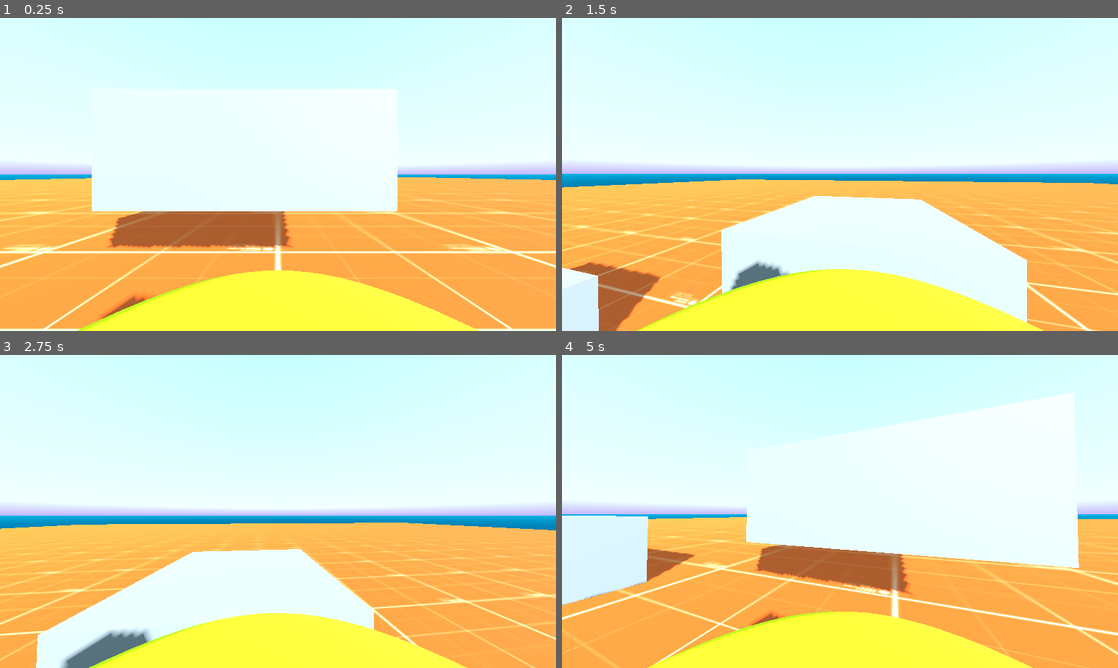
Above: before the commit, frames 1-4 (two rows, left to right).
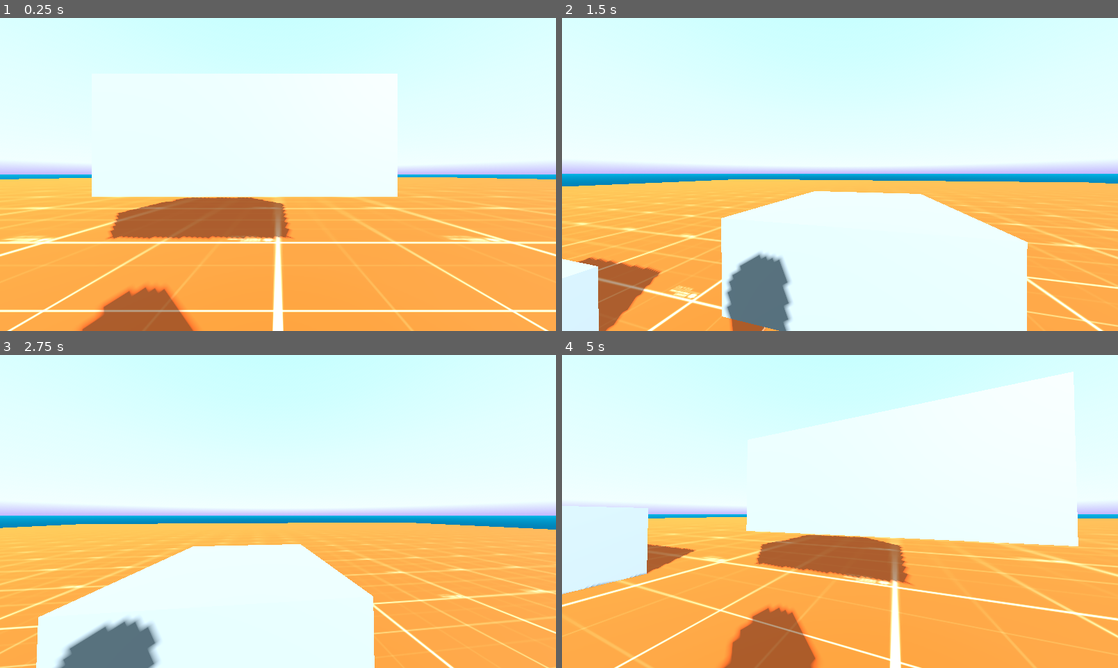
Above: after the commit, the same moments.

Repository: init-Sense/octant
Game: Godot game, scene res://scenes/octagon.tscn
Same seed, same stepped clock (60 frames per second), same inputs: the game is played once before the commit and once after it. A sky picture missing from this copy of the repository is replaced by a grey-blue gradient.
Inputs (mouse positions are in pixels of both pictures, inside the frame that each line leads up to):
- Up to frame 1 (0.25 s): no input
- Up to frame 2 (1.5 s): tap Enter at 0.5 s; move the mouse to (867, 174) at 0.52 s; hold Q (debug_crouch_up) from 0.53 s (still down); tap Space (jump) at 0.6, 0.77, 1.07 s; move the mouse to (812, 174) at 1.27 s; tap Shift (sprint) at 1.35 s
- Up to frame 3 (2.75 s): keep holding Q (debug_crouch_up); tap Space (jump) at 1.52, 1.55, 1.82, 2.1 s; move the mouse to (289, 505) at 2.02 s
- Up to frame 4 (5 s): keep holding Q (debug_crouch_up); move the mouse to (834, 517) at 2.77 s; tap Shift (sprint) at 2.85, 4.35 s; tap Space (jump) at 3.02, 3.05, 3.32, 3.6, 3.77, 4.07, 4.52, 4.55, 4.82 s; move the mouse to (878, 514) at 3.52 s; move the mouse to (795, 508) at 4.27 s

The runs differ from the first frame. In frame 1, 19% of the frame differs, in the area x 0-100%, y 17-100%; in frame 2, 15%; in frame 3, 13%; in frame 4, 19%.

Commit message:
feat: Crouching linked to character collider. Fixed transition smoothness

Diff:
--- a/scenes/player/player.tscn
+++ b/scenes/player/player.tscn
@@ -22,6 +22,8 @@
 radius = 0.15
 height = 0.3
 
+[sub_resource type="SphereShape3D" id="SphereShape3D_r8biq"]
+
 [node name="Player" type="CharacterBody3D"]
 collision_mask = 6
 script = ExtResource("1_ne7vt")
@@ -35,14 +37,17 @@
 
 [node name="RayCast3D" type="RayCast3D" parent="."]
 
-[node name="Head" type="Node3D" parent="."]
+[node name="Head" type="StaticBody3D" parent="."]
 unique_name_in_owner = true
-transform = Transform3D(1, 0, 0, 0, 1, 0, 0, 0, 1, 0, -0.363836, 0)
+transform = Transform3D(1, 0, 0, 0, 1, 0, 0, 0, 1, 0, 0.343679, 0)
 
 [node name="Camera" type="Camera3D" parent="Head"]
 unique_name_in_owner = true
 fov = 90.0
 script = ExtResource("2_kf2t8")
+
+[node name="Collision" type="CollisionShape3D" parent="Head"]
+shape = SubResource("SphereShape3D_r8biq")
 
 [node name="Modules" type="Node" parent="."]
 
--- a/scripts/player/crouch.gd
+++ b/scripts/player/crouch.gd
@@ -1,89 +1,94 @@
 extends Node
 class_name PlayerCrouch3D
 
-
 #region NODES
 @onready var player: CharacterBody3D = $"../.."
-@onready var head: Node3D = %Head
-@onready var camera: PlayerCamera3D = %Camera
-@onready var direction: PlayerMovement3D = %Direction
+@onready var head: StaticBody3D = %Head
+@onready var camera: Camera3D = %Camera
+@onready var direction: Node = %Direction
 @onready var motion: Node = %Motion
-@onready var collision: CollisionShape3D = $"../../Collision"
+@onready var body: CollisionShape3D = $"../../Collision"
+@onready var mesh: MeshInstance3D = $"../../Mesh"
 #endregion
 
 
 #region CONSTANTS
-const CROUCH_STEPS: int = 20
-const TRANSITION_TIME: float = 0.1
-const STANDING_HEIGHT: float = 2.0
+const CROUCH_STEPS: int = 10
+const TRANSITION_TIME: float = 0.05
+const STANDING_HEIGHT: float = 1.8
 const CROUCHING_HEIGHT: float = 0.6
 #endregion
 
 
 #region VARIABLES
-var current_step: int = 0
+var current_step: float = 0
+var target_step: float = 0
 var current_tween: Tween
 var initial_head_offset: float
 #endregion
 
 
+#region LIFECYCLE
 func _ready() -> void:
-	initial_head_offset = head.position.y - collision.position.y - (collision.shape.height / 2)
+	initial_head_offset = head.position.y - (STANDING_HEIGHT / 2)
 	ensure_initial_height()
 
 
+func _physics_process(delta: float) -> void:
+	if current_step != target_step:
+		current_step = move_toward(current_step, target_step, delta / TRANSITION_TIME)
+		update_crouch()
+#endregion
+
+
+#region HEIGHT
 func ensure_initial_height() -> void:
-	collision.shape.height = STANDING_HEIGHT
-	update_head_position()
+	body.shape.height = STANDING_HEIGHT
+	mesh.mesh.height = STANDING_HEIGHT
+	update_head_position(STANDING_HEIGHT)
+
+
+func update_player_height(new_height: float) -> void:
+	body.shape.height = new_height
+	mesh.mesh.height = new_height
+	update_head_position(new_height)
+#endregion
 
 
 func down() -> void:
-	if current_step < CROUCH_STEPS:
-		current_step += 1
-		update_crouch()
+	if target_step < CROUCH_STEPS:
+		target_step += 1
 		update_crouch_state()
 		motion.on_crouch_changed()
 
 
 func up() -> void:
-	if current_step > 0:
-		current_step -= 1
-		update_crouch()
+	if target_step > 0:
+		target_step -= 1
 		update_crouch_state()
 		motion.on_crouch_changed()
 
 
+#region CROUCH LIFECYCLE
 func update_crouch() -> void:
-	var t: float = float(current_step) / CROUCH_STEPS
-	update_collision_shape(t)
-	update_head_position()
+	var t: float = current_step / CROUCH_STEPS
+	var new_height = lerp(STANDING_HEIGHT, CROUCHING_HEIGHT, t)
+	update_player_height(new_height)
 
 
 func update_crouch_state() -> void:
-	if current_step == 0:
+	if target_step == 0:
 		player.set_standing()
-	elif current_step == CROUCH_STEPS:
+	elif target_step == CROUCH_STEPS:
 		player.set_crouched()
 	else:
 		player.set_crouching()
 
 
-func update_collision_shape(t: float) -> void:
-	var new_height = lerp(STANDING_HEIGHT, CROUCHING_HEIGHT, t)
-
-	if current_tween:
-		current_tween.kill()
-
-	current_tween = create_tween()
-	current_tween.tween_property(collision.shape, "height", new_height, TRANSITION_TIME).set_trans(Tween.TRANS_SINE).set_ease(Tween.EASE_OUT)
-	current_tween.parallel().tween_property(collision, "position:y", (STANDING_HEIGHT - new_height) / 2, TRANSITION_TIME).set_trans(Tween.TRANS_SINE).set_ease(Tween.EASE_OUT)
-	current_tween.tween_callback(update_head_position)
-
-
-func update_head_position() -> void:
-	var new_head_y = collision.position.y + (collision.shape.height / 2) + initial_head_offset
-	head.position.y = new_head_y
+func update_head_position(body_height: float) -> void:
+	head.position.y = (body_height / 2) + initial_head_offset
 
 
 func get_crouch_percentage() -> float:
-	return float(current_step) / CROUCH_STEPS
+	return current_step / CROUCH_STEPS
+#endregion
Not shown: 1 places in scenes/player/player.tscn that only renumber resources
